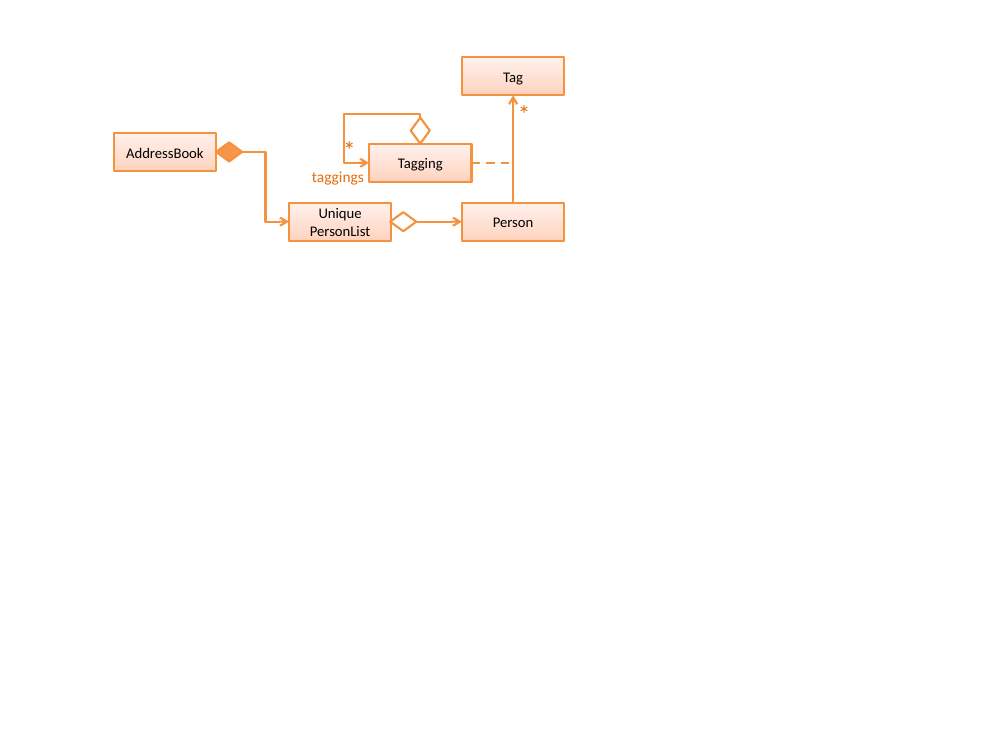
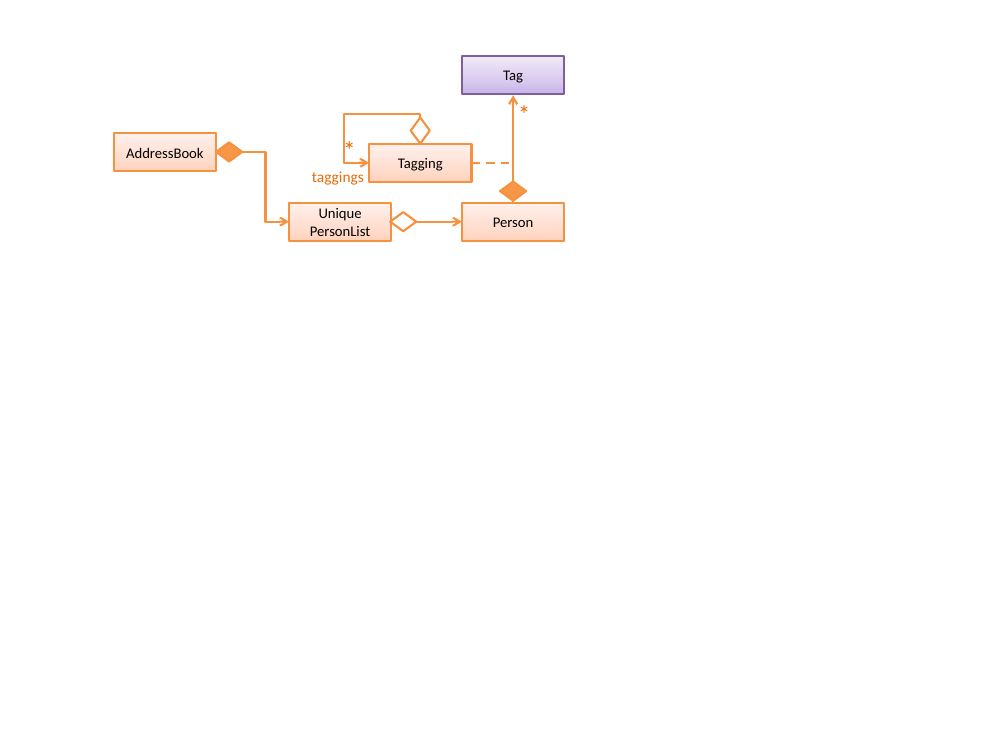
Before and after one commit to se-edu/addressbook-level2, a slide deck: slide 4 of docs/Diagrams.pptx. Drawn at 1008x756 pixels with LibreOffice and Linux fonts; fonts in the diff are those of the drawing. Boxes give left, top, right and bottom in pixels: in the first picture for what was removed or moved away, otherwise in the second. Text is boxed around its words. In the diff, an @@ line names an element or a change of style, - is before the commit and + after.

```diff
--- a/docs/Diagrams.pptx
+++ b/docs/Diagrams.pptx
@@ rectangle "Tag" at [462,56,564,94]: fill gradient #FFD2BD to #FFDED0 to #FFF2ED to gradient #C9B5E8 to #D8CBEE to #F0EAF9; outline #F69240 1.5 pt to #7D60A0 1.5 pt @@
@@ diamond added at [500,181,526,201], fill #F79646, outline #F69240 1.5 pt @@
```
Also in this commit, not shown: 2 other slides changed, 18 other files.
